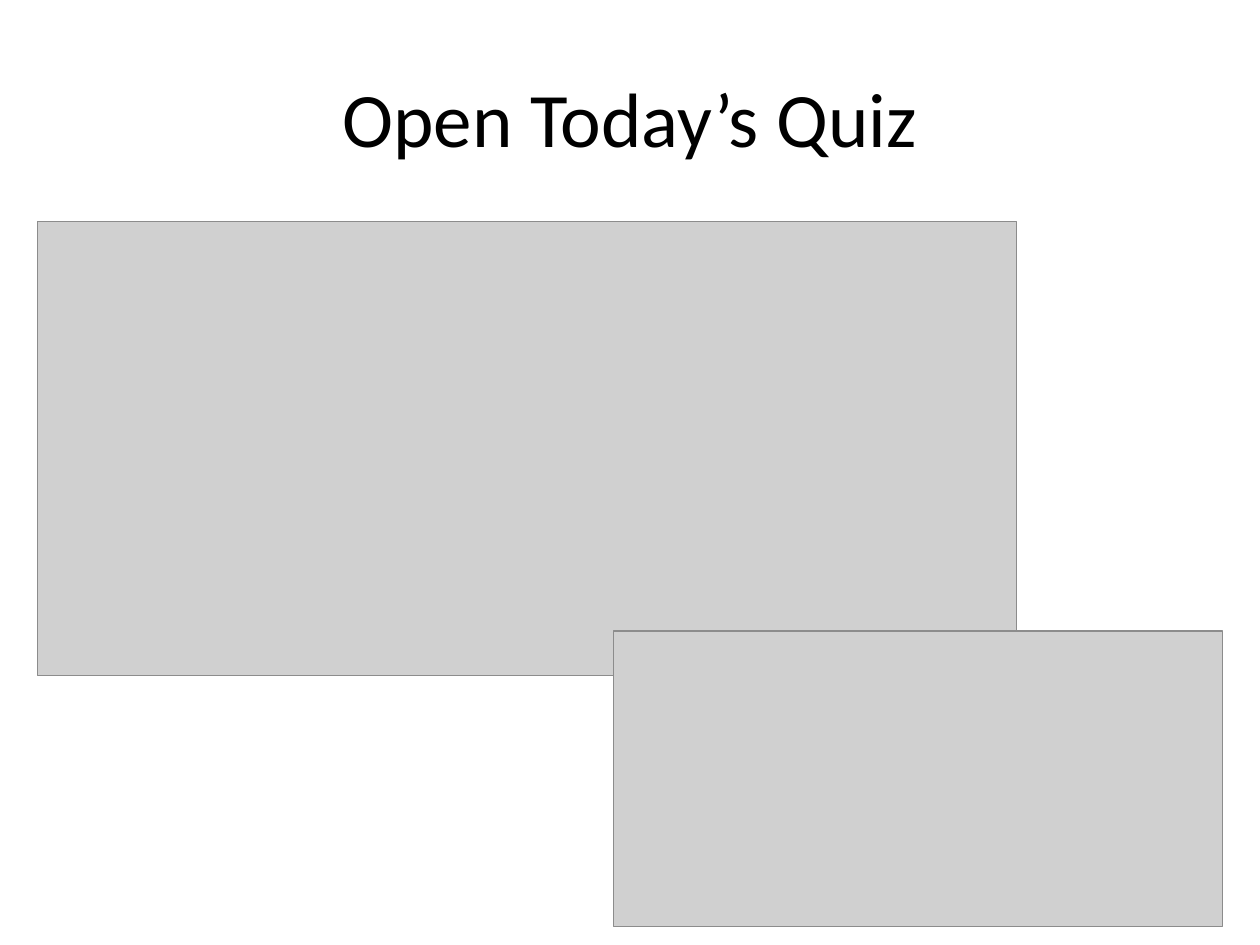
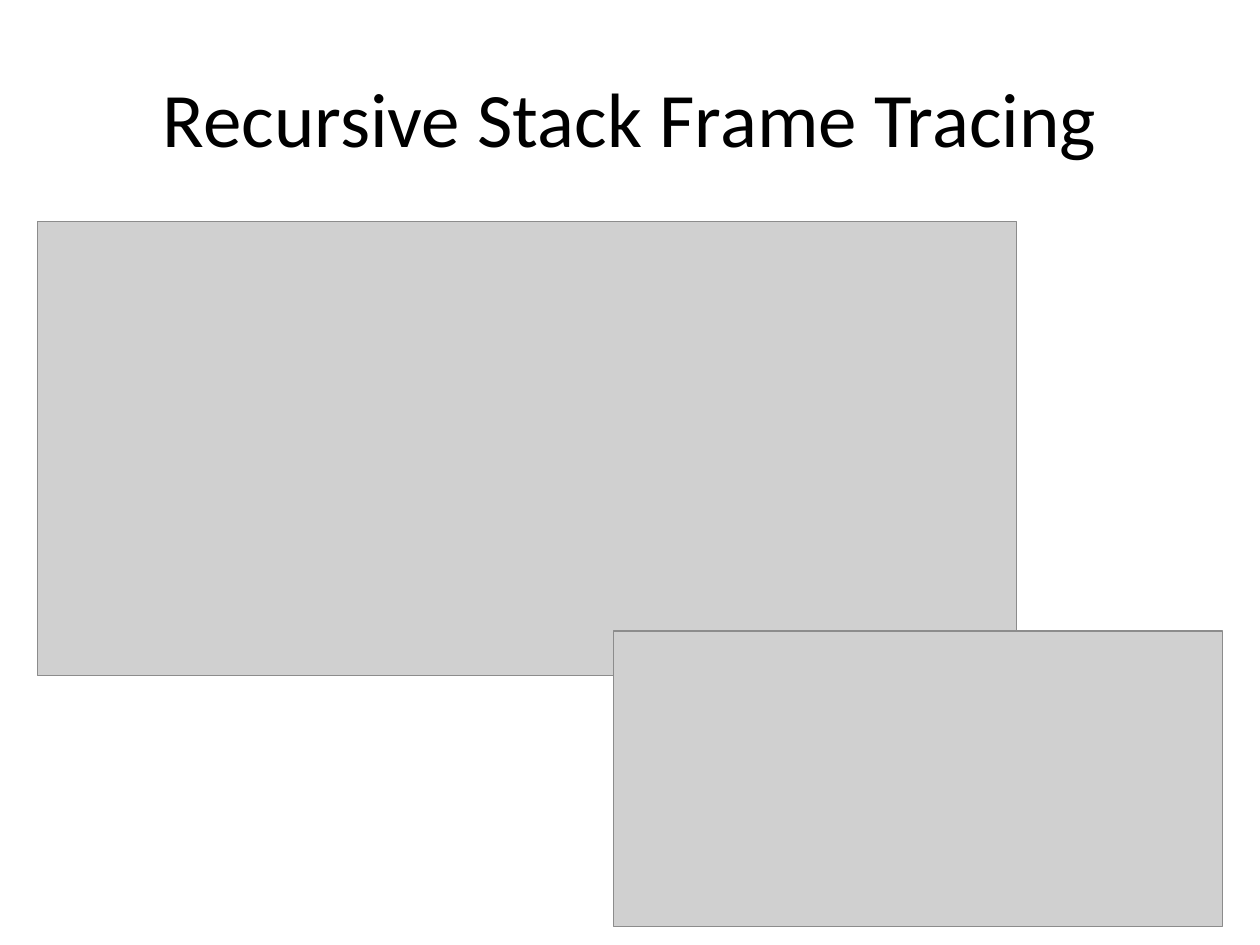
Before and after one commit to RHIT-CSSE/csse220, a slide deck: slide 8 of ClassMaterials/RecursionIntroduction/Slides/Part1-Recursion.pptx. Drawn at 1260x945 pixels with LibreOffice and Linux fonts; fonts in the diff are those of the drawing; grey boxes stand for pictures. Boxes give left, top, right and bottom in pixels: in the first picture for what was removed or moved away, otherwise in the second. Text is boxed around its words. In the diff, an @@ line names an element or a change of style, - is before the commit and + after.

```diff
--- a/ClassMaterials/RecursionIntroduction/Slides/Part1-Recursion.pptx
+++ b/ClassMaterials/RecursionIntroduction/Slides/Part1-Recursion.pptx
@@ title at [163,93,1096,161]: text changed @@
-Open Today’s Quiz
+Recursive Stack Frame Tracing
```
Also in this commit, not shown: 3 other slides changed, 3 other files.
